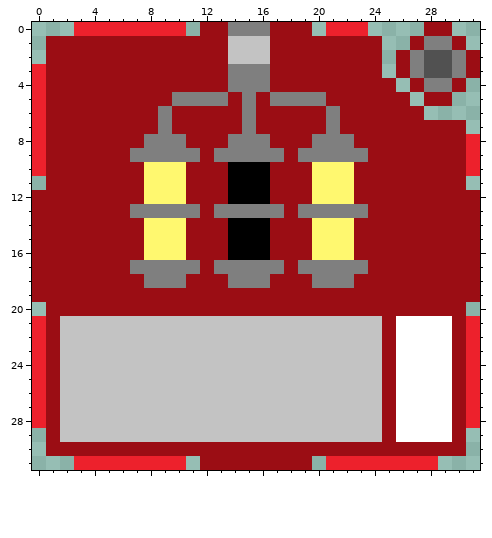
Two states of a pixel-art sprite, Icons/Morsematics.png. The first picture shows the starting point.
The file is 32x32 pixels. Colours within 5 levels of each other are drawn and written as one.
Once edited:
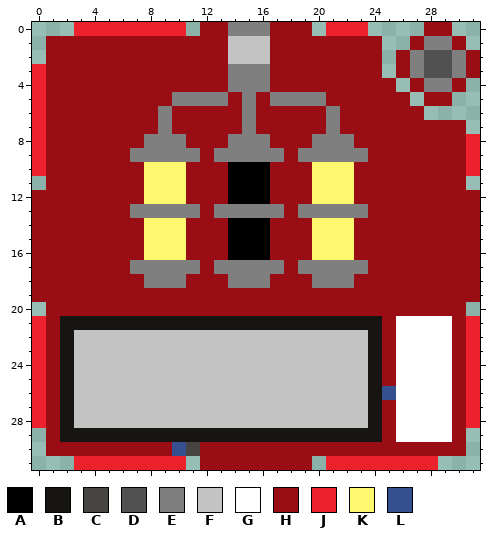
Palette (. is transparent): A #000000  B #161511  C #464541  D #515151  E #7f7f7f  F #c3c3c3  G #ffffff  H #9b0d14  J #ed212c  K #fff86f  L #364f8f
From old to new:
y 21: x 2..24 FFFFFFFFFFFFFFFFFFFFFFF -> BBBBBBBBBBBBBBBBBBBBBBB
y 22..25: x 2 F -> B; x 24 F -> B
y 26: x 2 F -> B; x 24..25 FH -> BL
y 27..28: x 2 F -> B; x 24 F -> B
y 29: x 2..24 FFFFFFFFFFFFFFFFFFFFFFF -> BBBBBBBBBBBBBBBBBBBBBBB
y 30: x 10..11 HH -> LC
